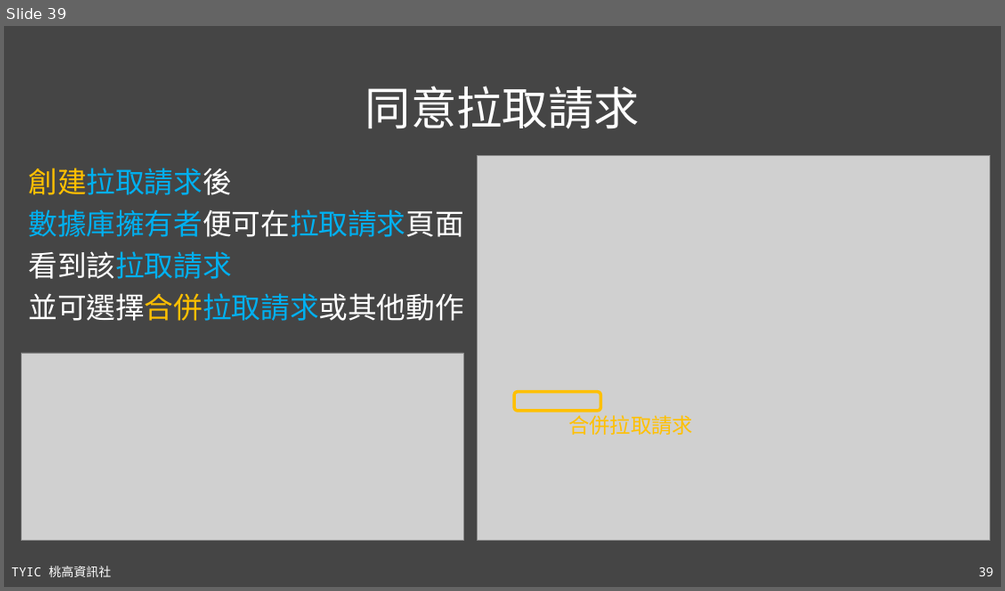
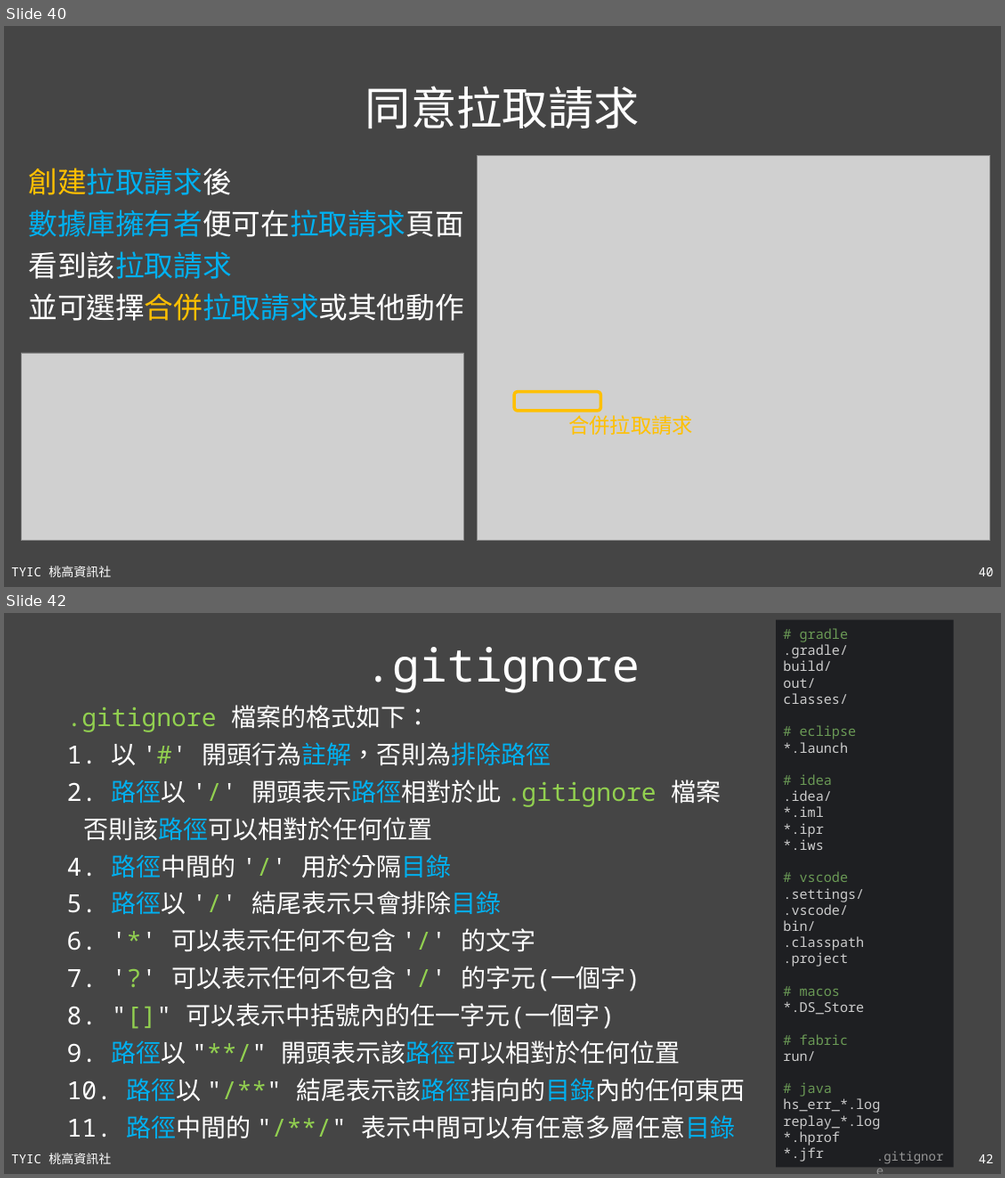
Before and after one commit to TYSHIC/slides, a slide deck: ppt/16_Git 與 Github.pptx. Shown one above the other, each under a label of ours: slide 39 before the commit, slides 40 and 42 after it; the slides between them are not shown. The pictures are 1005x591 and 1005x1178 pixels, drawn with LibreOffice and Linux fonts; fonts in the diff are those of the drawing; grey boxes stand for pictures. Boxes give left, top, right and bottom in pixels: in the first picture for what was removed or moved away, otherwise in the second. Text is boxed around its words. In the diff, an @@ line names an element or a change of style, - is before the commit and + after.

Commit message:
17_Java_project

```diff
--- a/ppt/16_Git 與 Github.pptx
+++ b/ppt/16_Git 與 Github.pptx
@@ slide 42 added at (4, 613, 1001, 1174), background #454545; not listed: 2 template elements that a slide beside it also shows @@
@@ rectangle added at (776, 620, 953, 1167), fill #1E1F22, 13 pt, text #CCCCCC @@
+# gradle
+.gradle/
+build/
+out/
+classes/
+# eclipse
+*.launch
+# idea
+.idea/
+*.iml
+*.ipr
+*.iws
+# vscode
+.settings/
+.vscode/
+bin/
+.classpath
+.project
+# macos
+*.DS_Store
+# fabric
+run/
+# java
+hs_err_*.log
+replay_*.log
+*.hprof
+*.jfr
@@ title added at (365, 647, 639, 693), 44 pt, text #FFFFFF @@
+.gitignore
@@ text added at (67, 705, 745, 1139), 24 pt, text #FFFFFF @@
+.gitignore 檔案的格式如下：
+1. 以 '#' 開頭行為註解，否則為排除路徑
+2. 路徑以 '/' 開頭表示路徑相對於此 .gitignore 檔案
+否則該路徑可以相對於任何位置
+4. 路徑中間的 '/' 用於分隔目錄
+5. 路徑以 '/' 結尾表示只會排除目錄
+6. '*' 可以表示任何不包含 '/' 的文字
+7. '?' 可以表示任何不包含 '/' 的字元(一個字)
+8. "[]" 可以表示中括號內的任一字元(一個字)
+9. 路徑以 "**/" 開頭表示該路徑可以相對於任何位置
+10. 路徑以 "/**" 結尾表示該路徑指向的目錄內的任何東西
+11. 路徑中間的 "/**/" 表示中間可以有任意多層任意目錄
@@ text added at (869, 1144, 954, 1167), 12 pt, text #969696 @@
+.gitignore
@@ what was slide 39 is now slide 40 @@
@@ page number at (979, 567, 994, 576): text changed @@
-39
+40
```
Also in this commit, not shown: 2 slides changed, 3 other slides added, 4 other files.
